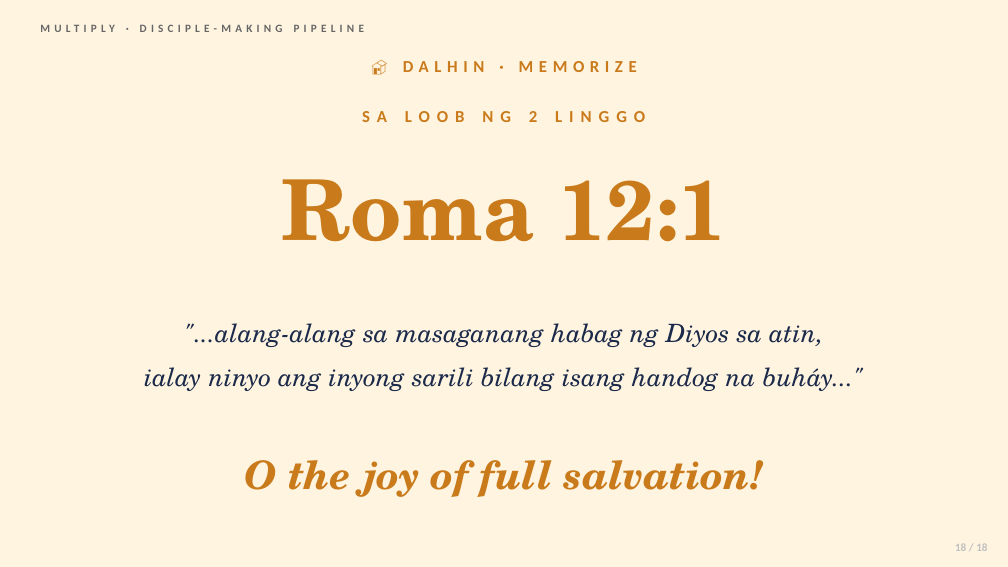
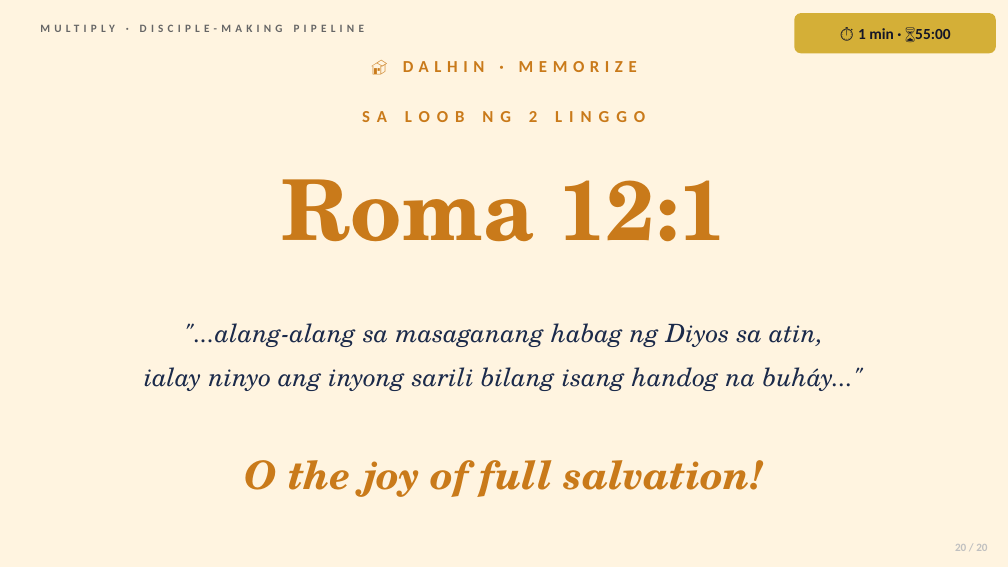
Before and after one commit to gejable1/multiply, a slide deck: slide 20 of lessons/btli101_xrw5fg/btli1_l3_slides.pptx (slide 18 before the commit). Drawn at 1008x567 pixels with LibreOffice and Linux fonts; fonts in the diff are those of the drawing. Boxes give left, top, right and bottom in pixels: in the first picture for what was removed or moved away, otherwise in the second. Text is boxed around its words. In the diff, an @@ line names an element or a change of style, - is before the commit and + after.

```diff
--- a/lessons/btli101_xrw5fg/btli1_l3_slides.pptx
+++ b/lessons/btli101_xrw5fg/btli1_l3_slides.pptx
@@ rounded rectangle added at (794, 13, 996, 53), fill #D4AF37, 11 pt, text #141628, bold @@
+⏱ 1 min · ⌛55:00
```
Also in this commit, not shown: 17 other slides changed, 2 slides added.
